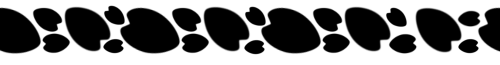
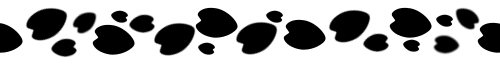
The second 500 × 65 image is a revision of the first. Changes to its layers:
added layer "Scattered flowers" above "Straight flowers" over [0, 7, 500, 58]
renamed "noun_Flower_4747375.svg" to "Straight flowers", hid it, painted on it over [0, 5, 500, 55]
